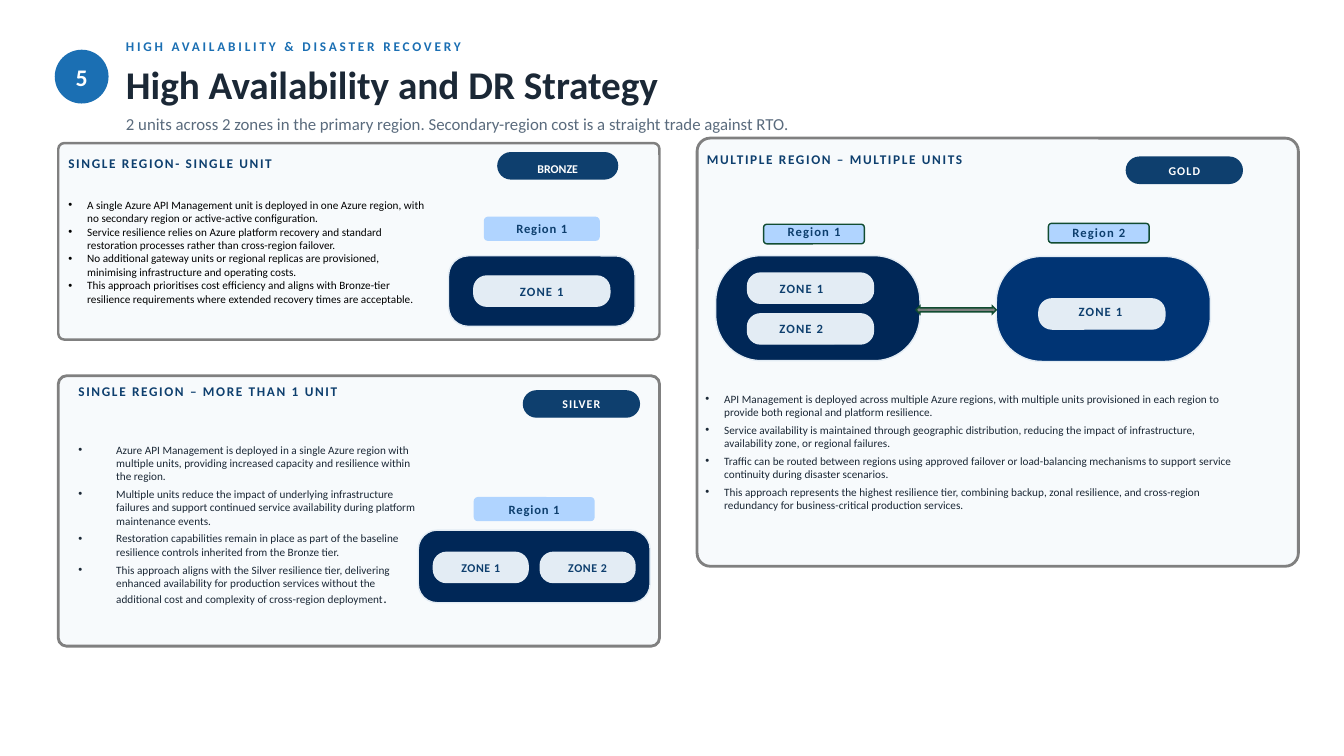
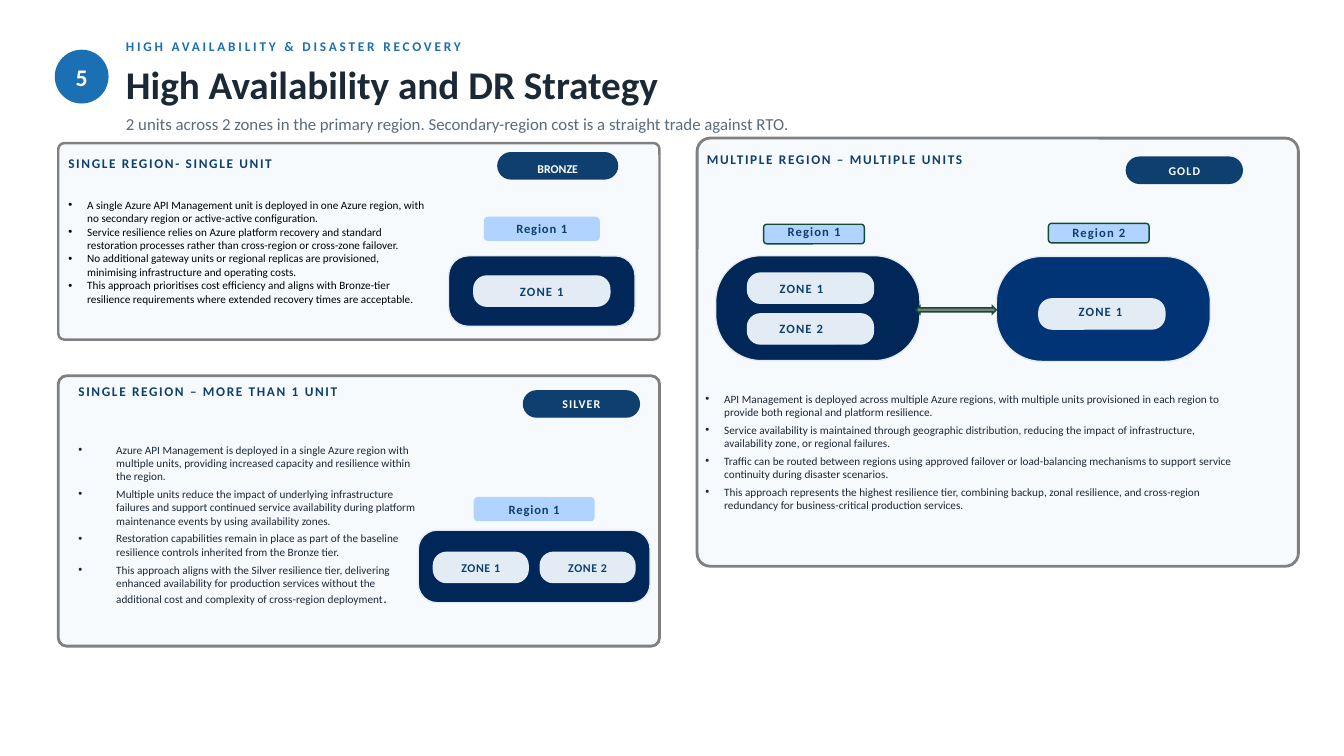
Before and after one commit to xpuneet/Pers, a slide deck: slide 6 of APIM-Target-Architecture.pptx. Drawn at 1344x756 pixels with LibreOffice and Linux fonts; fonts in the diff are those of the drawing. Boxes give left, top, right and bottom in pixels: in the first picture for what was removed or moved away, otherwise in the second. Text is boxed around its words. In the diff, an @@ line names an element or a change of style, - is before the commit and + after.

Commit message:
1
1

```diff
--- a/APIM-Target-Architecture.pptx
+++ b/APIM-Target-Architecture.pptx
@@ text at box(87, 228, 399, 251): text changed @@
-• Service resilience relies on Azure platform recovery and standard restoration processes rather than cross-region failover.
+• Service resilience relies on Azure platform recovery and standard restoration processes rather than cross-region or cross-zone failover.
@@ text at box(116, 490, 415, 527): text changed @@
-• Multiple units reduce the impact of underlying infrastructure failures and support continued service availability during platform maintenance events.
+• Multiple units reduce the impact of underlying infrastructure failures and support continued service availability during platform maintenance events by using availability zones.
```
Also in this commit, not shown: 5 other slides changed.
